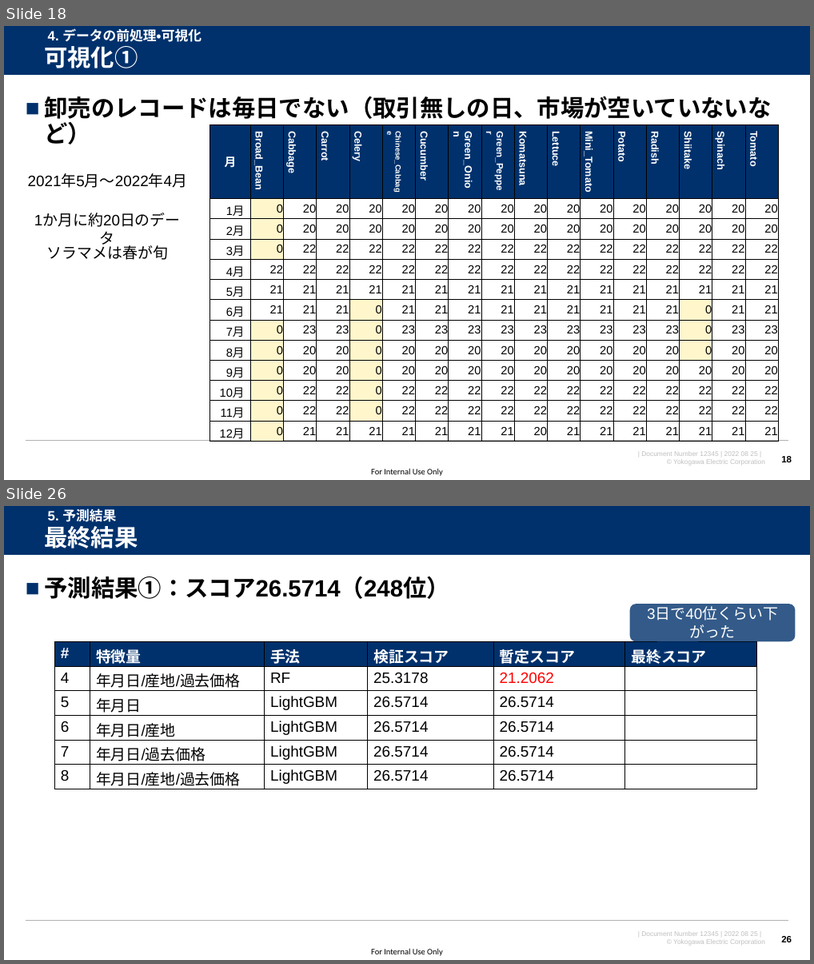
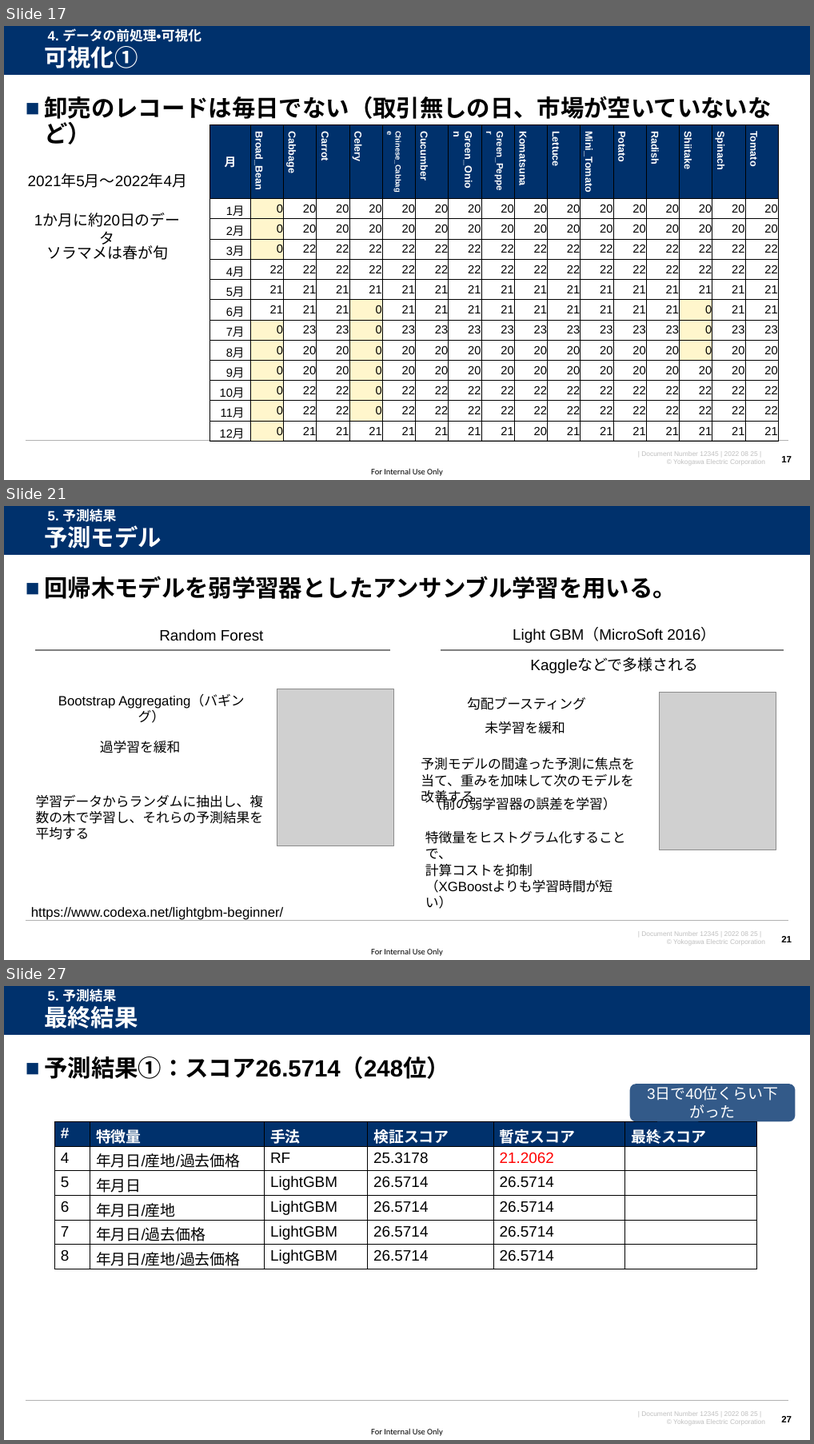
Before and after one commit to watarukumagai-git/opt, a slide deck: MMW/20220825_MMW_kumagai_rev.0.pptx. Shown one above the other, each under a label of ours: slides 18 and 26 before the commit, slides 17, 21 and 27 after it; the slides between them are not shown. The pictures are 814x964 and 814x1444 pixels, drawn with LibreOffice and Linux fonts; fonts in the diff are those of the drawing; grey boxes stand for pictures; background and template pictures are left out. Boxes give left, top, right and bottom in pixels: in the first picture for what was removed or moved away, otherwise in the second. Text is boxed around its words. In the diff, an @@ line names an element or a change of style, - is before the commit and + after.

```diff
--- a/MMW/20220825_MMW_kumagai_rev.0.pptx
+++ b/MMW/20220825_MMW_kumagai_rev.0.pptx
@@ slide 21 added at box(4, 506, 810, 960), background #FFFFFF; not listed: 5 template elements that a slide beside it also shows @@
@@ title added at box(44, 525, 162, 548), 28 pt, text #FFFFFF, bold @@
+予測モデル
@@ text added at box(48, 508, 116, 522), 16 pt, text #FFFFFF, bold @@
+5. 予測結果
@@ text added at box(44, 576, 677, 599), 28 pt, text #000000, bold @@
+■ 回帰木モデルを弱学習器としたアンサンブル学習を用いる。
@@ text added at box(159, 629, 264, 641), 18 pt, text #000000 @@
+Random Forest
@@ text added at box(513, 628, 716, 643), 18 pt, text #000000 @@
+Light GBM（MicroSoft 2016）
@@ line added from (390, 650) to (35, 650), #808080 1.5 pt @@
@@ line added from (784, 650) to (441, 650), #808080 1.5 pt @@
@@ text added at box(530, 659, 698, 673), 18 pt, text #000000 @@
+Kaggleなどで多様される
@@ text added at box(58, 694, 244, 723), 16 pt, text #000000 @@
+Bootstrap Aggregating（バギング）
@@ picture added at box(278, 688, 394, 845) @@
@@ text added at box(467, 697, 586, 710), 16 pt, text #000000 @@
+勾配ブースティング
@@ picture added at box(660, 692, 777, 850) @@
@@ text added at box(485, 721, 565, 734), 16 pt, text #000000 @@
+未学習を緩和
@@ text added at box(100, 740, 180, 753), 16 pt, text #000000 @@
+過学習を緩和
@@ text added at box(421, 757, 635, 805), 16 pt, text #000000 @@
+予測モデルの間違った予測に焦点を当て、重みを加味して次のモデルを改善する
@@ text added at box(36, 795, 264, 840), 16 pt, text #000000 @@
+学習データからランダムに抽出し、複数の木で学習し、それらの予測結果を平均する
@@ text added at box(429, 795, 616, 810), 16 pt, text #000000 @@
+（前の弱学習器の誤差を学習）
@@ text added at box(426, 831, 626, 876), 16 pt, text #000000 @@
+特徴量をヒストグラム化することで、
+計算コストを抑制
+（XGBoostよりも学習時間が短い）
@@ text added at box(31, 907, 283, 920), 16 pt, text #000000 @@
+https://www.codexa.net/lightgbm-beginner/
@@ page number added at box(782, 936, 792, 942), 11 pt, text #000000, bold @@
+21
@@ what was slide 18 is now slide 17 @@
@@ page number at box(782, 456, 792, 462): text changed @@
-18
+17
@@ what was slide 26 is now slide 27 @@
@@ page number at box(782, 1416, 792, 1422): text changed @@
-26
+27
```
Also in this commit, not shown: 11 slides changed, 4 other slides added, 4 slides removed.
